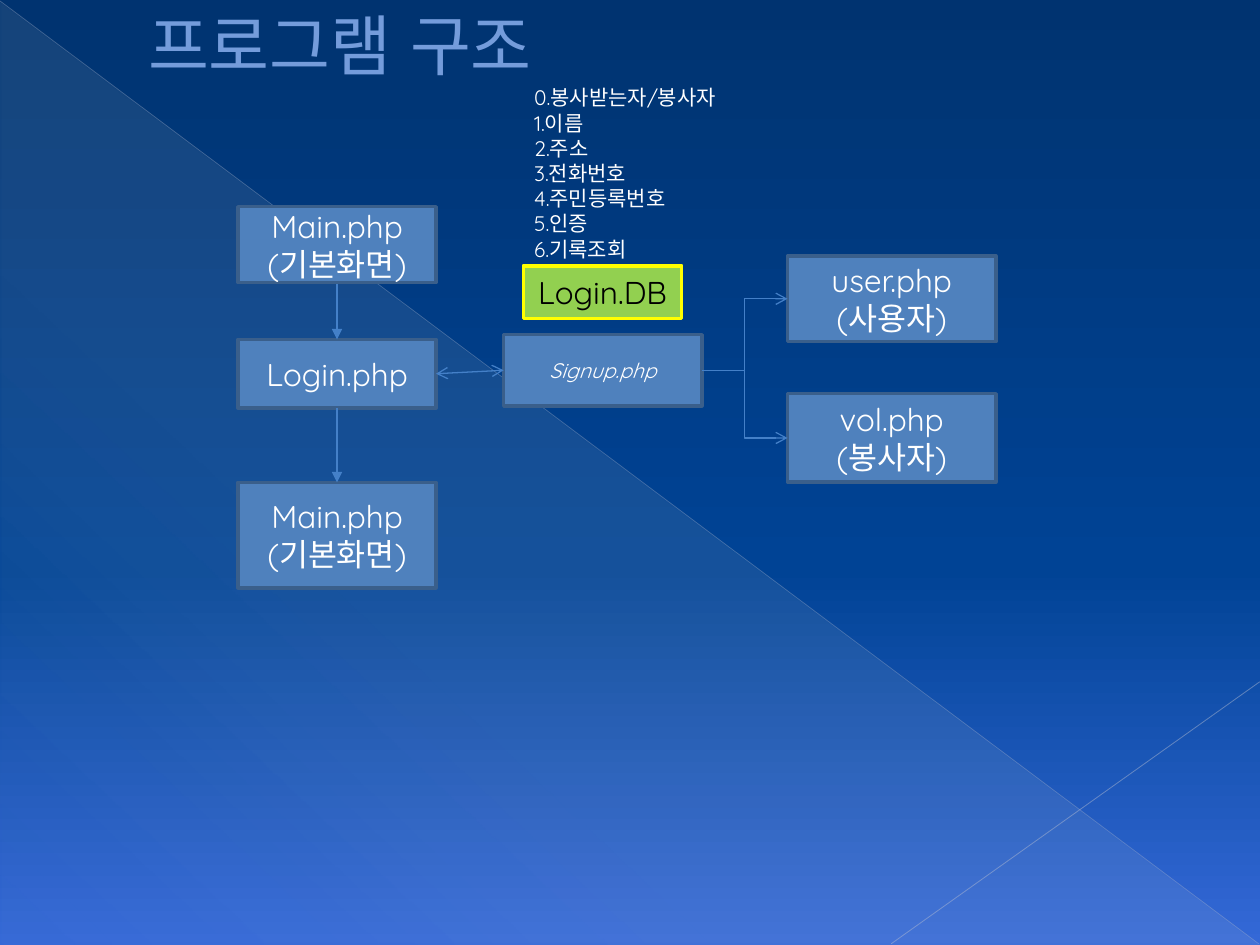
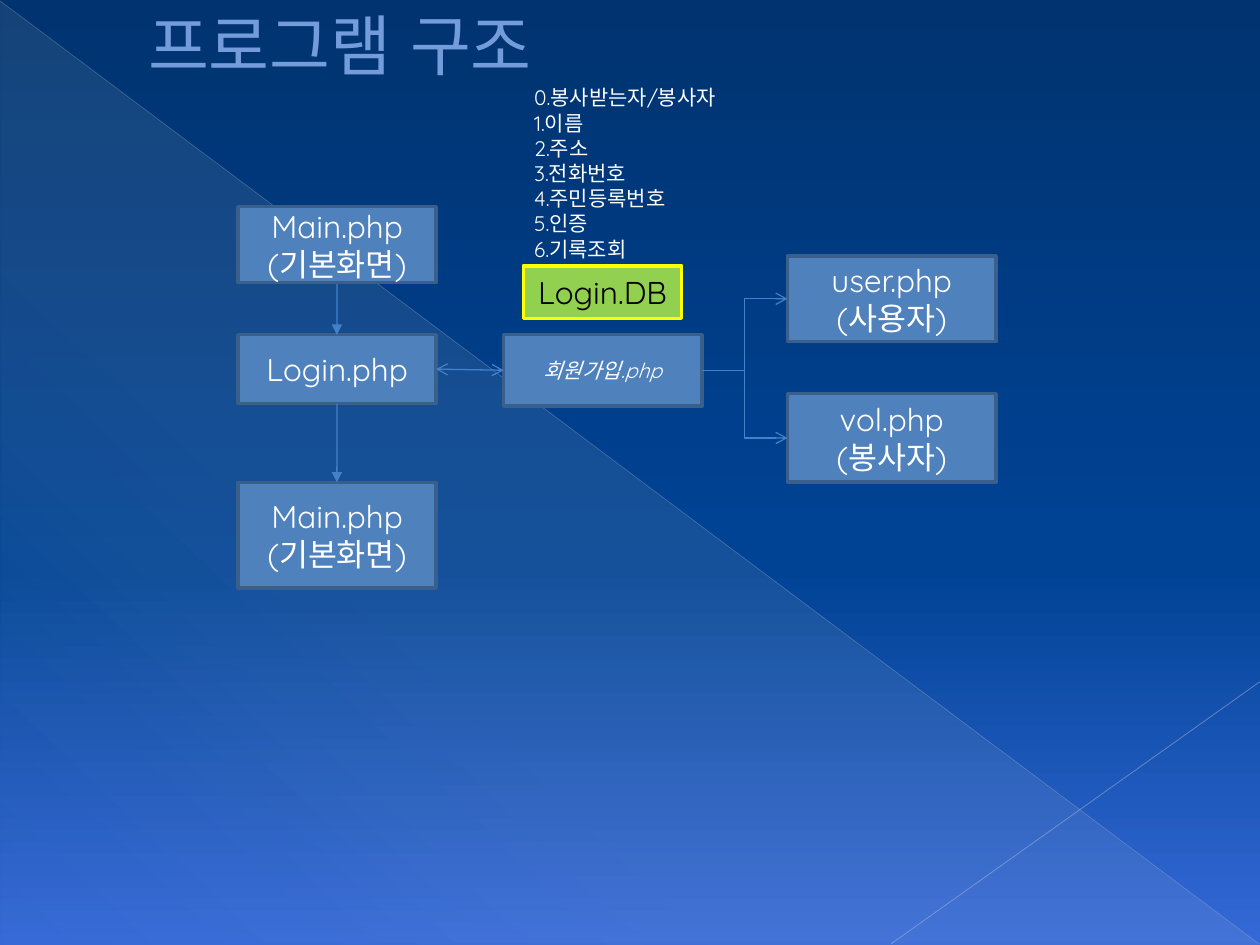
Before and after one commit to HighWoo/HelpingProject-php-mysql, a slide deck: slide 1 of 헬핑프로그램구조.pptx. Drawn at 1260x945 pixels with LibreOffice and Linux fonts; fonts in the diff are those of the drawing. Boxes give left, top, right and bottom in pixels: in the first picture for what was removed or moved away, otherwise in the second. Text is boxed around its words. In the diff, an @@ line names an element or a change of style, - is before the commit and + after.

```diff
--- a/헬핑프로그램구조.pptx
+++ b/헬핑프로그램구조.pptx
@@ arrow moved from (336, 282) - (336, 339) to (338, 282) - (336, 335) @@
@@ rectangle "Login.php" moved from (x1=238, y1=339, x2=436, y2=408) to (x1=238, y1=335, x2=436, y2=404) @@
@@ double arrow moved from (436, 374) - (504, 370) to (436, 369) - (504, 370) @@
@@ text in rectangle at (x1=544, y1=360, x2=662, y2=382): text changed @@
-Signup.php
+회원가입.php
@@ arrow moved from (336, 408) - (336, 483) to (338, 403) - (336, 483) @@
```
Also in this commit, not shown: 2 other slides changed.
